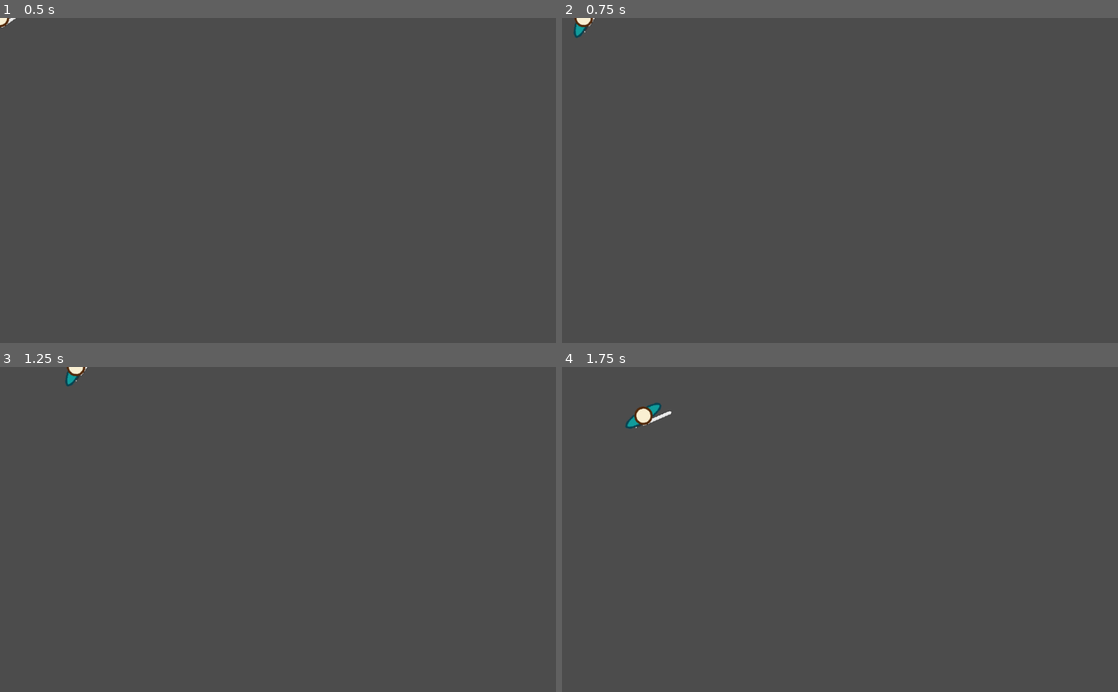
Above: before the commit, frames 1-4 (two rows, left to right).
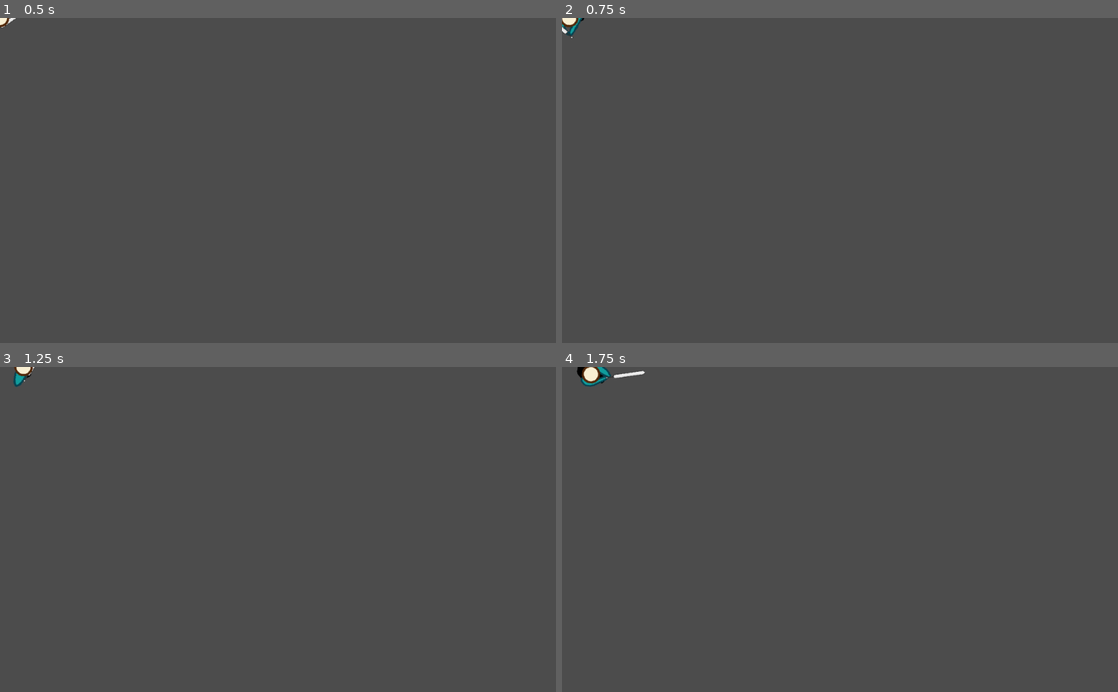
Above: after the commit, the same moments.

Repository: Zircon332/Sawblader
Game: Godot game, scene res://entities/player/player.tscn
Same seed, same stepped clock (60 frames per second), same inputs: the game is played once before the commit and once after it. This scene is started directly instead of the project's main scene.
Inputs (mouse positions are in pixels of both pictures, inside the frame that each line leads up to):
- Up to frame 1 (0.5 s): no input
- Up to frame 2 (0.75 s): tap Enter at 0.5 s; move the mouse to (962, 164) at 0.52 s; hold D (move_right) from 0.53 s (still down); click (962, 164) at 0.6 s
- Up to frame 3 (1.25 s): keep holding D (move_right)
- Up to frame 4 (1.75 s): move the mouse to (728, 545) at 1.27 s; release D (move_right) at 1.28 s; hold S (move_down) from 1.28 s (still down); click (728, 545) at 1.35 s

Frame 1 is identical in both runs. In frame 2, 0.2% of the frame differs, in the area x 0-6%, y 0-7%; in frame 3, 0.3%; in frame 4, 0.7%, in the area x 2-20%, y 0-20%.

Commit message:
player swing implementation

Diff:
--- a/entities/player/player.gd
+++ b/entities/player/player.gd
@@ -1,20 +1,46 @@
 extends KinematicBody2D
 
 
+signal swung(strength)
+
+enum State {
+	NORMAL,
+	CHARGE,
+	SWING,
+}
+
 export(int) var speed = 200
+export(int) var strength_increase_rate = 1000
 
 var _velocity = Vector2()
+var _state = State.NORMAL
+var _strength = 0
+
 onready var _sprite = $AnimatedSprite
 
 
 func _physics_process(delta):
-	_get_input()
-	_velocity = move_and_slide(_velocity)
-	_look_at_mouse()
+	_handle_swing_input()
+
+	match _state:
+		State.NORMAL:
+			_handle_movement()
+			_velocity = move_and_slide(_velocity)
+			_handle_run_animation()
+			_look_at_mouse()
+
+		State.CHARGE:
+			_strength += strength_increase_rate * delta
+			_handle_pre_swing()
+			_look_at_mouse()
+
+		State.SWING:
+			pass
 
 
-func _get_input():
+func _handle_movement():
 	_velocity = Vector2()
+
 	if Input.is_action_pressed("move_right"):
 		_velocity.x += 1
 	if Input.is_action_pressed("move_left"):
@@ -23,9 +49,48 @@
 		_velocity.y += 1
 	if Input.is_action_pressed("move_up"):
 		_velocity.y -= 1
+
 	_velocity = _velocity.normalized() * speed
+
+
+func _handle_run_animation():
+	_sprite.animation = "run"
+	if _velocity.length() == 0:
+		_sprite.stop()
+		_sprite.frame = 0
+	elif not _sprite.playing:
+		_sprite.play()
+
+
+func _handle_swing_input():
+	if Input.is_action_just_pressed("swing"):
+		_state = State.CHARGE
+		_strength = 0
+		_sprite.animation = "pre-swing"
+		_sprite.stop()
+	elif Input.is_action_just_released("swing"):
+		_state = State.SWING
+		_sprite.play("swing")
+		emit_signal("swung", _strength)
+
+
+
+func _handle_pre_swing():
+	if _strength >= 2000:
+		_sprite.frame = 2
+	elif _strength >= 1000:
+		_sprite.frame = 1
+	else:
+		_sprite.frame = 0
 
 
 func _look_at_mouse():
 	var mouse = get_viewport().get_mouse_position()
 	_sprite.rotation = global_position.direction_to(mouse).angle() + PI / 2
+
+
+func _on_AnimatedSprite_animation_finished():
+	match _sprite.animation:
+		"swing":
+			_sprite.play("run")
+			_state = State.NORMAL
--- a/entities/player/player.tscn
+++ b/entities/player/player.tscn
@@ -117,3 +117,5 @@
 
 [node name="CollisionShape2D" type="CollisionShape2D" parent="."]
 shape = SubResource( 1 )
+
+[connection signal="animation_finished" from="AnimatedSprite" to="." method="_on_AnimatedSprite_animation_finished"]
--- a/project.godot
+++ b/project.godot
@@ -44,6 +44,11 @@
 , Object(InputEventKey,"resource_local_to_scene":false,"resource_name":"","device":0,"alt":false,"shift":false,"control":false,"meta":false,"command":false,"pressed":false,"scancode":16777233,"physical_scancode":0,"unicode":0,"echo":false,"script":null)
  ]
 }
+swing={
+"deadzone": 0.5,
+"events": [ Object(InputEventMouseButton,"resource_local_to_scene":false,"resource_name":"","device":0,"alt":false,"shift":false,"control":false,"meta":false,"command":false,"button_mask":0,"position":Vector2( 0, 0 ),"global_position":Vector2( 0, 0 ),"factor":1.0,"button_index":1,"pressed":false,"doubleclick":false,"script":null)
+ ]
+}
 
 [physics]
 
